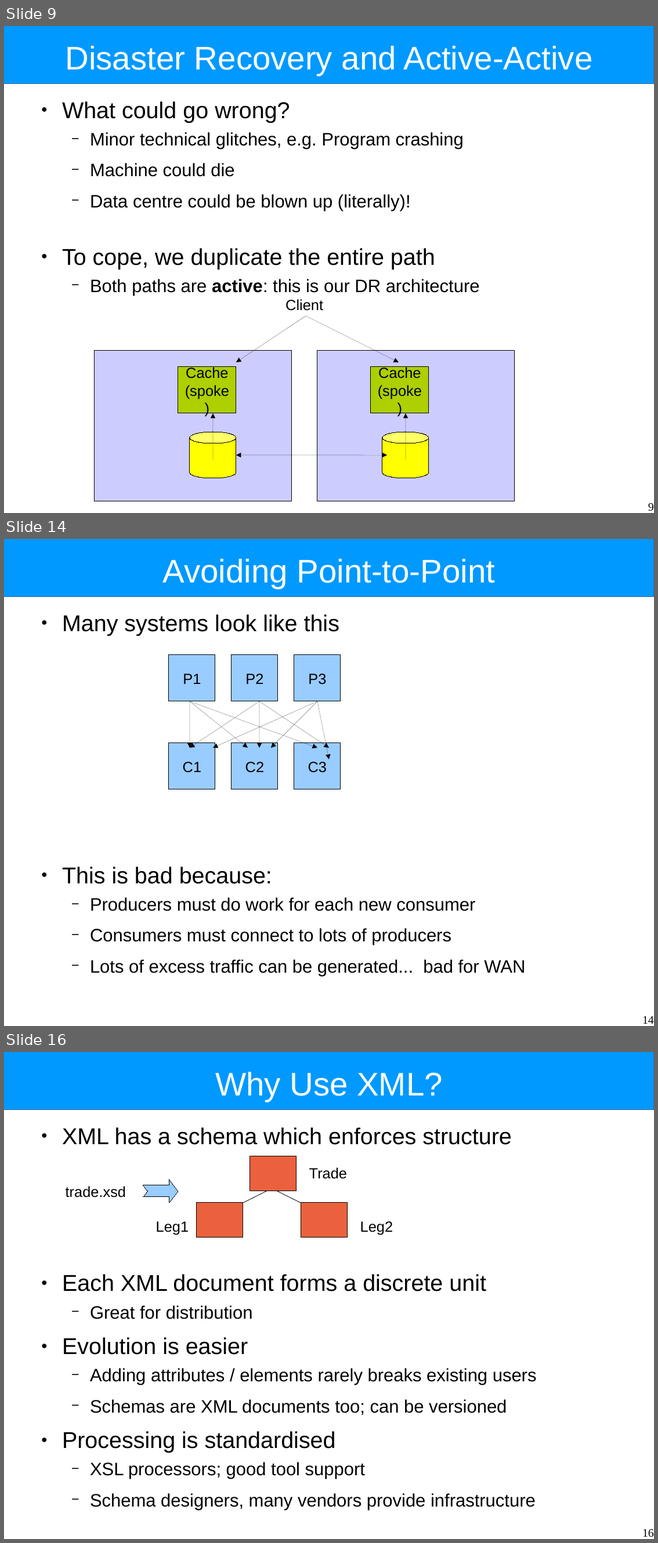
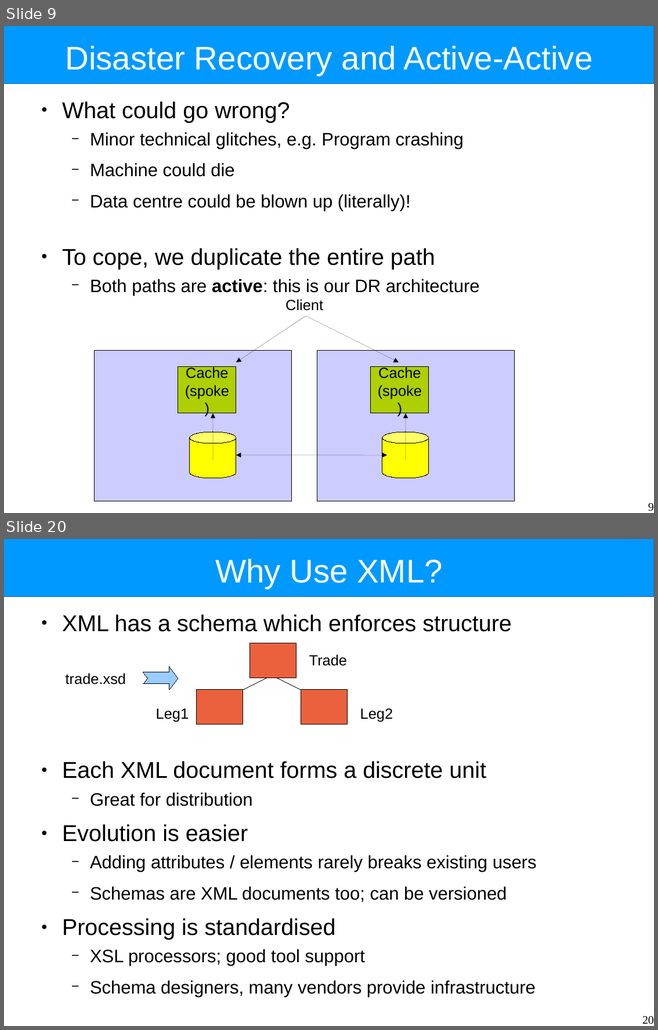
Before and after one commit to Intrinsarc/intrinsarc-evolve, a slide deck: Academic Work/lectures/data-distribution-architectures.odp. Shown one above the other, each under a label of ours: slides 9, 14 and 16 before the commit, slides 9 and 20 after it; the slides between them are not shown. The pictures are 658x1543 and 658x1030 pixels, drawn with LibreOffice and Linux fonts; fonts in the diff are those of the drawing. Boxes give left, top, right and bottom in pixels: in the first picture for what was removed or moved away, otherwise in the second. Text is boxed around its words. In the diff, an @@ line names an element or a change of style, - is before the commit and + after.

```diff
--- a/Academic Work/lectures/data-distribution-architectures.odp
+++ b/Academic Work/lectures/data-distribution-architectures.odp
@@ slide 14 removed at [4,539,654,1026], background #FFFFFF; not listed: 1 template element that a slide beside it also shows @@
@@ title removed at [163,559,495,588] @@
-Avoiding Point-to-Point
@@ text removed at [62,614,525,976] @@
-● Many systems look like this
-● This is bad because:
-  − Producers must do work for each new consumer
-  − Consumers must connect to lots of producers
-  − Lots of excess traffic can be generated... bad for WAN
@@ rectangle removed at [169,655,216,702] @@
-P1
@@ rectangle removed at [231,655,278,702] @@
-P2
@@ rectangle removed at [294,655,340,702] @@
-P3
@@ arrow removed from (190, 702) to (190, 748) @@
@@ arrow removed from (190, 702) to (248, 748) @@
@@ arrow removed from (190, 702) to (317, 748) @@
@@ arrow removed from (259, 702) to (190, 748) @@
@@ arrow removed from (317, 702) to (213, 748) @@
@@ arrow removed from (259, 702) to (259, 748) @@
@@ arrow removed from (259, 702) to (329, 748) @@
@@ arrow removed from (317, 702) to (271, 748) @@
@@ arrow removed from (317, 702) to (329, 759) @@
@@ rectangle removed at [169,743,216,790] @@
-C1
@@ rectangle removed at [231,743,278,790] @@
-C2
@@ rectangle removed at [294,743,340,790] @@
-C3
@@ page number removed at [642,1016,654,1024] @@
-14
@@ what was slide 16 is now slide 20 @@
@@ page number at [642,1016,654,1024]: text changed @@
-16
+20
```
Also in this commit, not shown: 7 slides changed, 10 slides added, 5 other slides removed, 3 other files.
